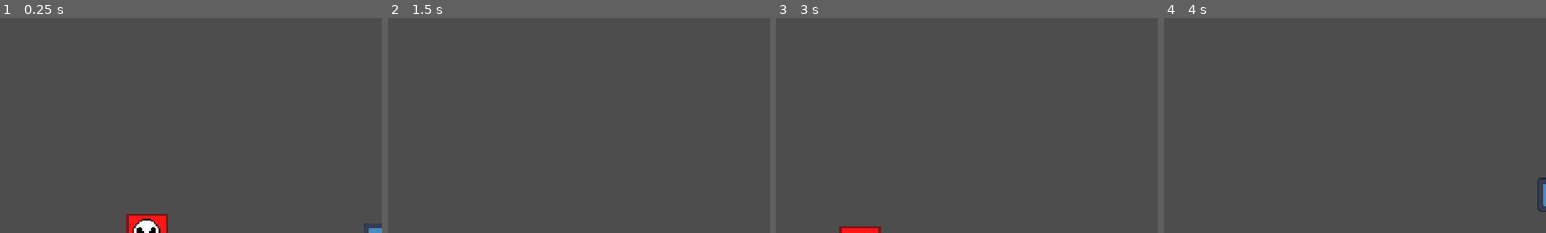
Above: before the commit, frames 1-4 (left to right).
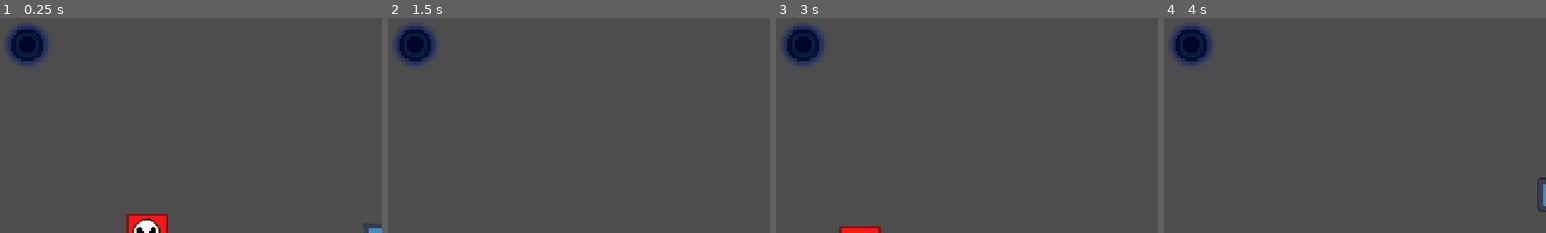
Above: after the commit, the same moments.

Repository: manninga-tech/Alex-M-Vinayak-A-Game-Project
Game: Godot game, scene res://scene/game.tscn
The game is run twice, just before and just after one commit, with the same random seed, the same clock (stepped at 60 frames per second) and the same inputs. The engine's default icon, where the game draws it, is replaced by a stand-in: a white triangle on a blue panel in a dark square.
Inputs:
- Up to frame 1 (0.25 s): no input
- Up to frame 2 (1.5 s): hold Right (Right) from 0.53 s (still down); tap Shift (dash) at 0.6, 1.35 s; tap W (Jump) at 0.77 s
- Up to frame 3 (3 s): tap W (Jump) at 1.52 s; release Right (Right) at 2.03 s; hold Left (Left) 2.03-2.78 s; tap Shift (dash) at 2.1, 2.85 s; hold Right (Right) from 2.78 s (still down)
- Up to frame 4 (4 s): keep holding Right (Right); tap W (Jump) at 3.02, 3.77 s; tap Shift (dash) at 3.6 s
The pictures show only the part of the screen within x 0-50%, y 0-50%; the shares and areas given below are measured in that part.

The runs differ from the first frame. In frame 1, 1.6% of the frame differs, in the area x 2-13%, y 3-22%; in frame 2, 1.6%; in frame 3, 1.6%; in frame 4, 1.6%.

Commit message:
Added life texture sheet, and started making ui

Diff:
--- /dev/null
+++ b/new-game-project/UI/Scripts/Globals.gd
@@ -0,0 +1,3 @@
+extends Node2D
+
+var health = 4
--- /dev/null
+++ b/new-game-project/UI/Scripts/gui.gd
@@ -0,0 +1,18 @@
+extends CanvasLayer
+
+const LIFE_ROW_SIZE = 8
+const LIFE_OFFSET = 32
+
+# Called when the node enters the scene tree for the first time.
+func _ready() -> void:
+	print(Globals.health)
+	for i in Globals.health:
+		var new_life = Sprite2D.new()
+		new_life.texture = $life.texture
+		new_life.hframes = $life.hframes
+		$life.add_child(new_life)
+
+
+# Called every frame. 'delta' is the elapsed time since the previous frame.
+func _process(delta: float) -> void:
+	pass
--- a/new-game-project/project.godot
+++ b/new-game-project/project.godot
@@ -14,6 +14,10 @@
 run/main_scene="uid://c6bpwcv75jjdp"
 config/features=PackedStringArray("4.7", "GL Compatibility")
 config/icon="res://asset/icon.svg"
+
+[autoload]
+
+Globals="*uid://bp21r44ufn266"
 
 [display]
 
--- a/new-game-project/scene/game.tscn
+++ b/new-game-project/scene/game.tscn
@@ -2,6 +2,8 @@
 
 [ext_resource type="PackedScene" uid="uid://dp07sl4gefcbx" path="res://scene/player.tscn" id="2_33cqm"]
 [ext_resource type="PackedScene" uid="uid://h1w45ueb2cp5" path="res://scene/level_test.tscn" id="2_dbls1"]
+[ext_resource type="Texture2D" uid="uid://ddutyskyu1m72" path="res://asset/Lifes_placeholder sheet.png" id="3_33cqm"]
+[ext_resource type="Script" uid="uid://b7d6vyimwoy5e" path="res://UI/Scripts/gui.gd" id="3_xwcet"]
 
 [node name="Game" type="Node2D" unique_id=1655957711]
 
@@ -15,3 +17,13 @@
 position = Vector2(0, 2)
 zoom = Vector2(2, 2)
 position_smoothing_enabled = true
+
+[node name="Gui" type="CanvasLayer" parent="." unique_id=1230873820]
+script = ExtResource("3_xwcet")
+
+[node name="life" type="Sprite2D" parent="Gui" unique_id=1899086236]
+position = Vector2(44, 42)
+scale = Vector2(3, 3)
+texture = ExtResource("3_33cqm")
+hframes = 2
+frame = 1
--- a/new-game-project/scripts/player.gd
+++ b/new-game-project/scripts/player.gd
@@ -12,7 +12,6 @@
 @onready var damage_effect_duration: Timer = $DamageEffectDuration
 
 var gravity_modifier = 1
-var health = 4
 var max_health = 4
 var can_dash_jump = false
 var direction = 0
@@ -49,10 +48,10 @@
 		can_dash_jump = false
 
 func trigger_damage():
-	health -= 1
-	if health < 1:
+	Globals.health -= 1
+	if Globals.health < 1:
 		trigger_death()
-		health = 0
+		Globals.health = 0
 		return
 	damage_effect_duration.start()
 
@@ -61,7 +60,7 @@
 	velocity.x = direction * 500 * -1
 	gravity_modifier = 1.5
 
-	print(health)
+	print(Globals.health)
 
 func trigger_death():
 	print("Player is dead")
Not shown, added: new-game-project/UI/Scripts/Globals.gd.uid
Not shown, added: new-game-project/UI/Scripts/gui.gd.uid
Binary file added: new-game-project/asset/Life_placeholder.png
Binary file added: new-game-project/asset/Lifes_placeholder sheet.png
Binary file added: new-game-project/asset/MissingLife_placeholder.png
